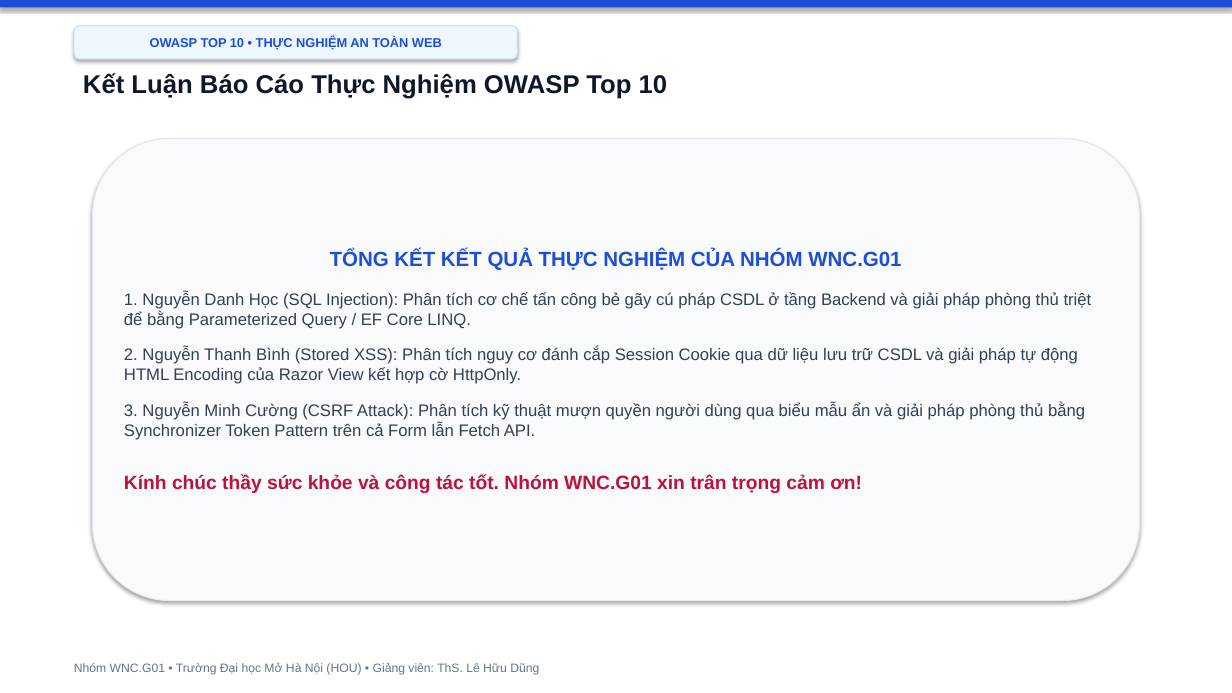
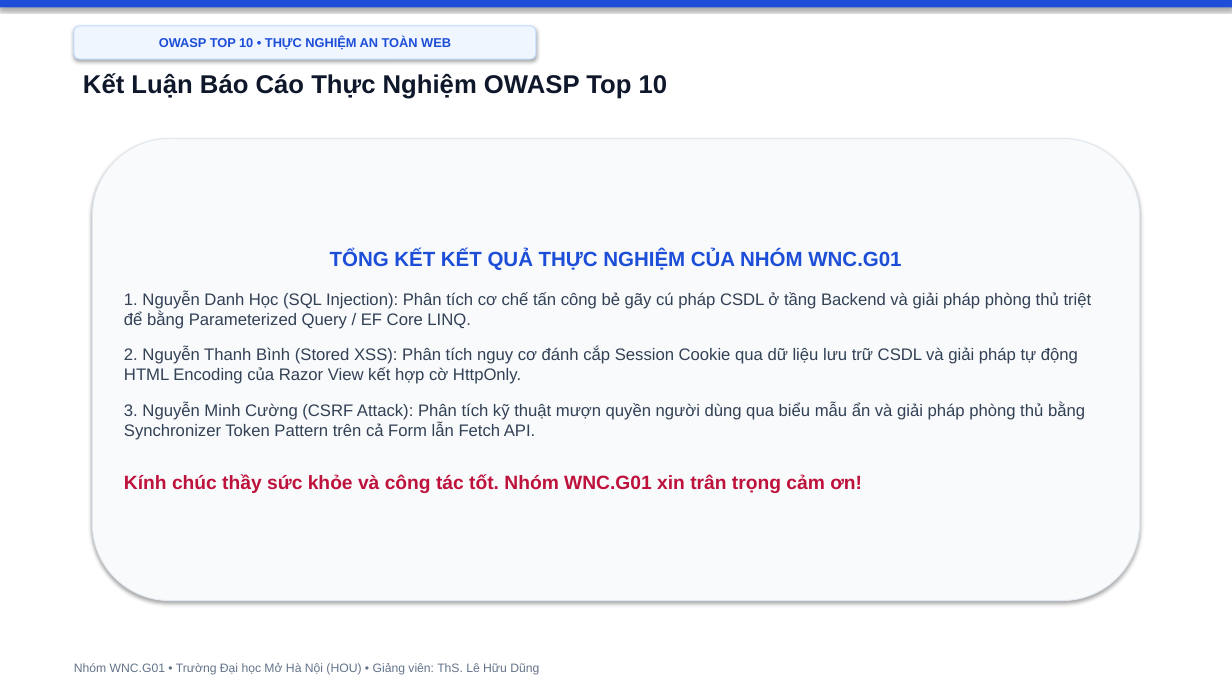
Before and after one commit to hocjsoo/OWASP_Demo, a slide deck: slide 20 of Slide_OWASP_Top3_Nhom_WNC_G01.pptx (slide 19 before the commit). Drawn at 1232x693 pixels with LibreOffice and Linux fonts; fonts in the diff are those of the drawing. Boxes give left, top, right and bottom in pixels: in the first picture for what was removed or moved away, otherwise in the second. Text is boxed around its words. In the diff, an @@ line names an element or a change of style, - is before the commit and + after.

```diff
--- a/Slide_OWASP_Top3_Nhom_WNC_G01.pptx
+++ b/Slide_OWASP_Top3_Nhom_WNC_G01.pptx
@@ rounded rectangle "OWASP TOP 10 • THỰC ...": place and size @@
-rounded rectangle "OWASP TOP 10 • THỰC ..." at [74,26,518,59]
+rounded rectangle "OWASP TOP 10 • THỰC ..." at [74,26,536,59]
```
Also in this commit, not shown: 14 other slides changed, 4 slides added, 3 slides removed, 2 other files.
